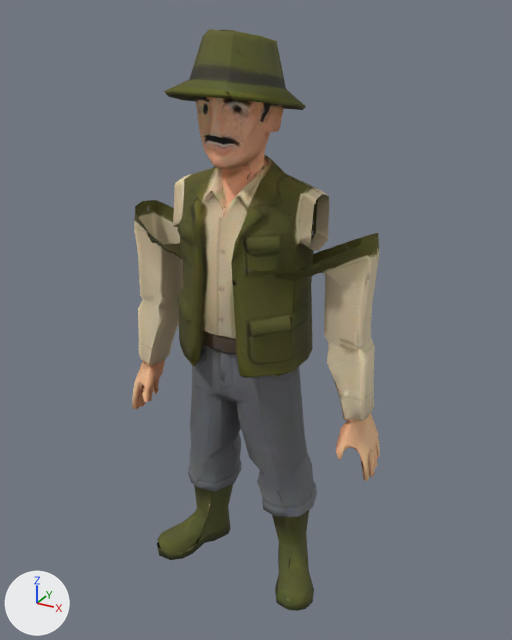
The glTF model assets/models/hero_cecep.glb: old version first, new version second.
Camera for both pictures: a 50 mm lens placed at (0.956, -1.632, 1.725), pointed at (0.035, 0.043, 0.888). The axes (+X, +Y, +Z) are drawn at lower left. The lights are the same throughout. The first picture is the older version. Where no turn or scale is listed for an object, it has been applied to the vertices. Vertices at exactly the same position are counted once.

The first picture shows 'arm_l', 'arm_r', 'head', 'leg_l', 'leg_r', 'torso'.
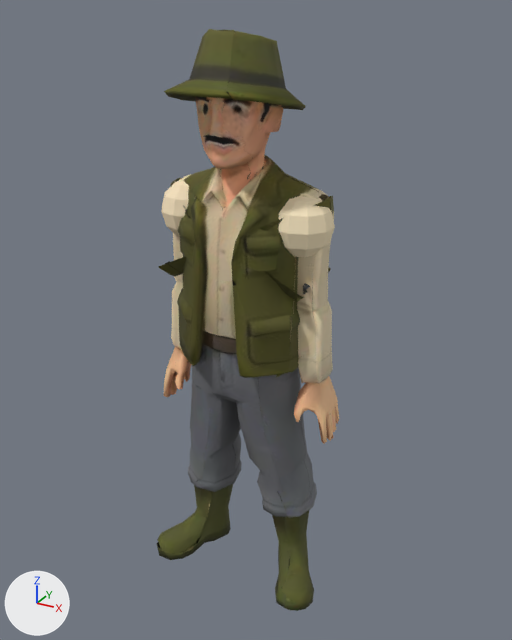
Pixel boxes (x1, y1, x2, y2) of what changed, in the pictures (512 x 640 px):
'torso', reshaped (11% wider)
    before: (173, 148, 329, 376)
    after: (162, 148, 335, 376)
'arm_l', moved
    before: (275, 233, 380, 481)
    after: (159, 196, 339, 444)
'arm_r', moved
    before: (132, 200, 183, 409)
    after: (164, 178, 331, 397)
part 1 of me_model_003, added (beige)
    after: (279, 195, 335, 257)
part 2 of me_model_003, added (beige)
    after: (162, 181, 216, 236)

The change, as a list of edits to the scene's bpy script:
```text
Change me_model_003:
    used by ob_torso; location = (0.0, 0.0, 0.79)
    remove me_model_003.from_pydata(...)  # 717 vertices, 870 faces; spans x -0.218..0.218, y -0.126..0.186, z 0.0..0.588
    add me_model_003.from_pydata(...)  # 821 vertices, 1070 faces; spans x -0.261..0.261, y -0.126..0.186, z 0.0..0.588
    me_model_003 part 1: a new loose piece, a UV sphere (10 segments, 6 rings, poles along z) spanning x 0.095..0.261, y -0.049..0.126, z 0.319..0.493, in mat_model (picture img_texture_diffuse)
    me_model_003 part 2: a new loose piece, a UV sphere (10 segments, 6 rings, poles along z) spanning x -0.261..-0.095, y -0.049..0.126, z 0.319..0.493, in mat_model (picture img_texture_diffuse)
Change me_model_005:
    used by ob_arm_l; location = (0.165, 0.049, 1.023)
    remove me_model_005.from_pydata(...)  # 471 vertices, 529 faces; spans x -0.252..0.264, y -0.127..0.099, z -0.56..0.164
    add me_model_005.from_pydata(...)  # 471 vertices, 529 faces; spans x -0.387..0.129, y -0.116..0.11, z -0.626..0.098
    me_model_005 part 3: the whole mesh is moved by (-0.135, 0.011, -0.066)
Change me_model_006:
    used by ob_arm_r; location = (-0.165, 0.049, 1.023)
    remove me_model_006.from_pydata(...)  # 505 vertices, 559 faces; spans x -0.264..0.252, y -0.128..0.099, z -0.56..0.163
    add me_model_006.from_pydata(...)  # 505 vertices, 559 faces; spans x -0.129..0.387, y -0.117..0.11, z -0.626..0.097
    me_model_006 part 4: the whole mesh is moved by (0.135, 0.011, -0.066)
Change ob_arm_l:
    ob_arm_l.location: (0.165, 0.049, 1.023) -> (0.165, 0.038, 1.174)
Change ob_arm_r:
    ob_arm_r.location: (-0.165, 0.049, 1.023) -> (-0.165, 0.038, 1.174)
```
